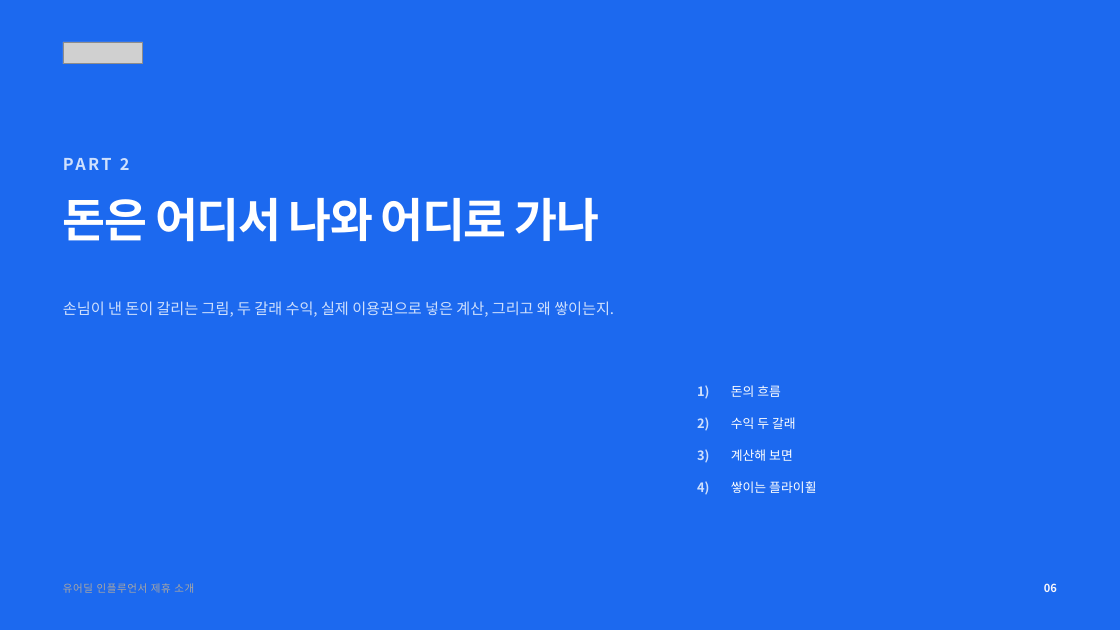
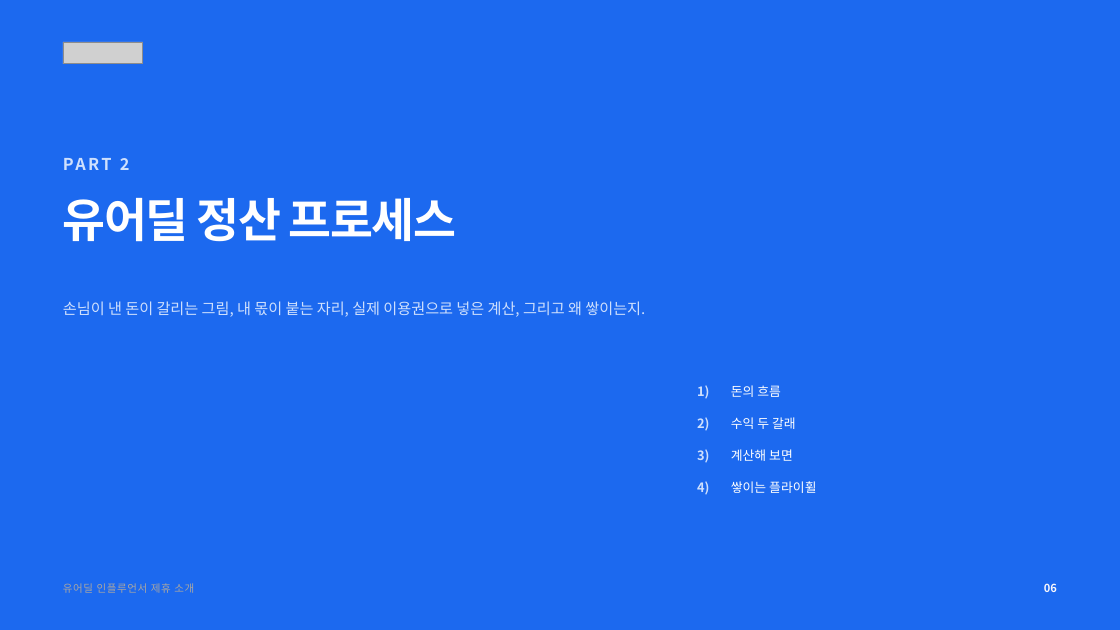
Before and after one commit to tobe2111/ur-live, a slide deck: slide 7 of docs/business/proposals/urdeal-influencer-deck.pptx. Drawn at 1120x630 pixels with LibreOffice and Linux fonts; fonts in the diff are those of the drawing; grey boxes stand for pictures. Boxes give left, top, right and bottom in pixels: in the first picture for what was removed or moved away, otherwise in the second. Text is boxed around its words. In the diff, an @@ line names an element or a change of style, - is before the commit and + after.

```diff
--- a/docs/business/proposals/urdeal-influencer-deck.pptx
+++ b/docs/business/proposals/urdeal-influencer-deck.pptx
@@ text at [63,198,456,242]: text changed @@
-돈은 어디서 나와 어디로 가나
+유어딜 정산 프로세스
@@ text at [63,301,645,317]: text changed @@
-손님이 낸 돈이 갈리는 그림, 두 갈래 수익, 실제 이용권으로 넣은 계산, 그리고 왜 쌓이는지.
+손님이 낸 돈이 갈리는 그림, 내 몫이 붙는 자리, 실제 이용권으로 넣은 계산, 그리고 왜 쌓이는지.
```
Also in this commit, not shown: 19 other slides changed, 9 other files.
